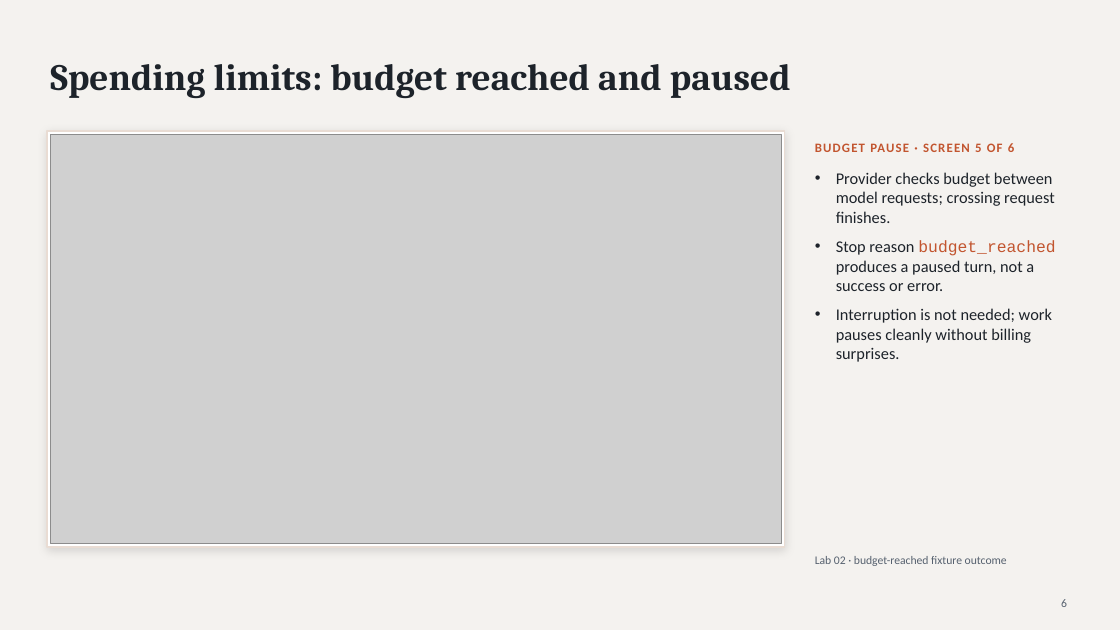
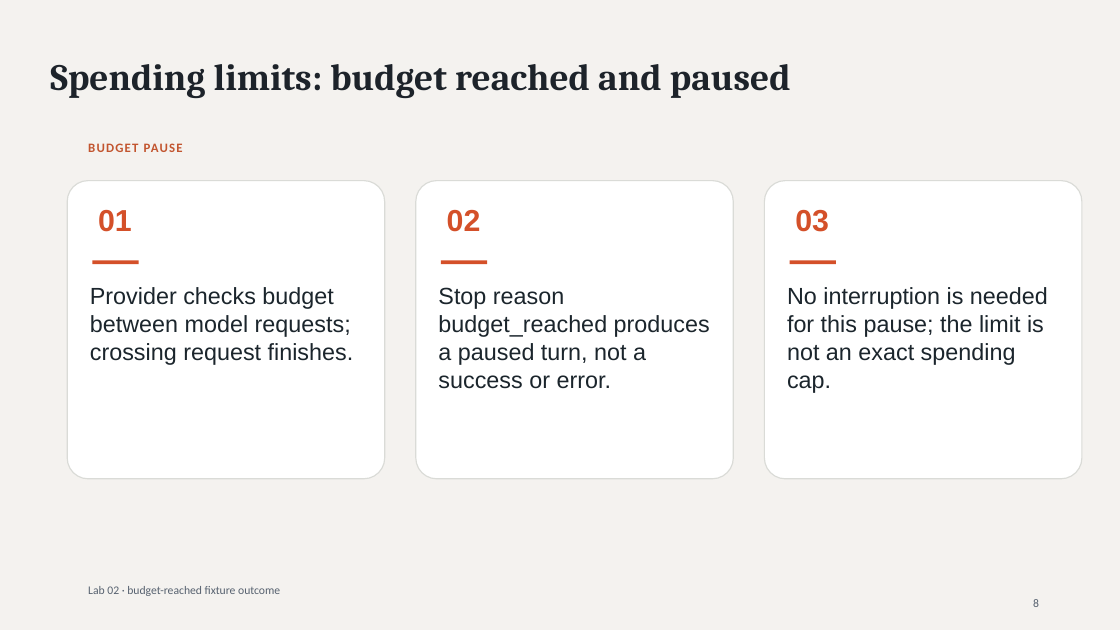
Before and after one commit to luiscoco/Udemy-claude-managed-agents-Lab-75, a slide deck: slide 8 of presentations/lab02/output/Lab02-Claude-Managed-Agents-Session-Options.pptx (slide 6 before the commit). Drawn at 1120x630 pixels with LibreOffice and Linux fonts; fonts in the diff are those of the drawing; grey boxes stand for pictures. Boxes give left, top, right and bottom in pixels: in the first picture for what was removed or moved away, otherwise in the second. Text is boxed around its words. In the diff, an @@ line names an element or a change of style, - is before the commit and + after.

```diff
--- a/presentations/lab02/output/Lab02-Claude-Managed-Agents-Session-Options.pptx
+++ b/presentations/lab02/output/Lab02-Claude-Managed-Agents-Session-Options.pptx
@@ rectangle removed at [47, 131, 785, 547] @@
@@ picture removed at [50, 134, 781, 544] @@
@@ text at [88, 143, 183, 152]: text changed @@
-BUDGET PAUSE · SCREEN 5 OF 6
+BUDGET PAUSE
@@ text removed at [836, 172, 1055, 362] @@
-• Provider checks budget between model requests; crossing request finishes.
-• Stop reason budget_reached produces a paused turn, not a success or error.
-• Interruption is not needed; work pauses cleanly without billing surprises.
@@ rounded rectangle added at [67, 181, 385, 479], fill #FFFFFF, outline #DADBD7 1 pt @@
@@ rounded rectangle added at [416, 181, 734, 479], fill #FFFFFF, outline #DADBD7 1 pt @@
@@ rounded rectangle added at [765, 181, 1082, 479], fill #FFFFFF, outline #DADBD7 1 pt @@
@@ text added at [98, 210, 132, 232], 26 pt, text #D45029, bold @@
+01
@@ text added at [447, 210, 481, 232], 26 pt, text #D45029, bold @@
+02
@@ text added at [795, 210, 829, 232], 26 pt, text #D45029, bold @@
+03
@@ rectangle added at [92, 260, 139, 264], fill #D45029 @@
@@ rectangle added at [441, 260, 487, 264], fill #D45029 @@
@@ rectangle added at [790, 260, 836, 264], fill #D45029 @@
@@ text added at [90, 287, 354, 365], 20 pt, text #1B252C @@
+Provider checks budget between model requests; crossing request finishes.
@@ text added at [438, 287, 710, 389], 20 pt, text #1B252C @@
+Stop reason budget_reached produces a paused turn, not a success or error.
@@ text added at [787, 287, 1048, 393], 20 pt, text #1B252C @@
+No interruption is needed for this pause; the limit is not an exact spending cap.
@@ text "Lab 02 · budget-reached fixture ...": place and size @@
-text "Lab 02 · budget-reached fixture ..." at [815, 556, 1007, 566]
+text "Lab 02 · budget-reached fixture ..." at [88, 586, 280, 596]
@@ text at [1033, 599, 1039, 607]: text changed @@
-6
+8
```
Also in this commit, not shown: 21 other slides changed, 4 slides added, 4 other files.
